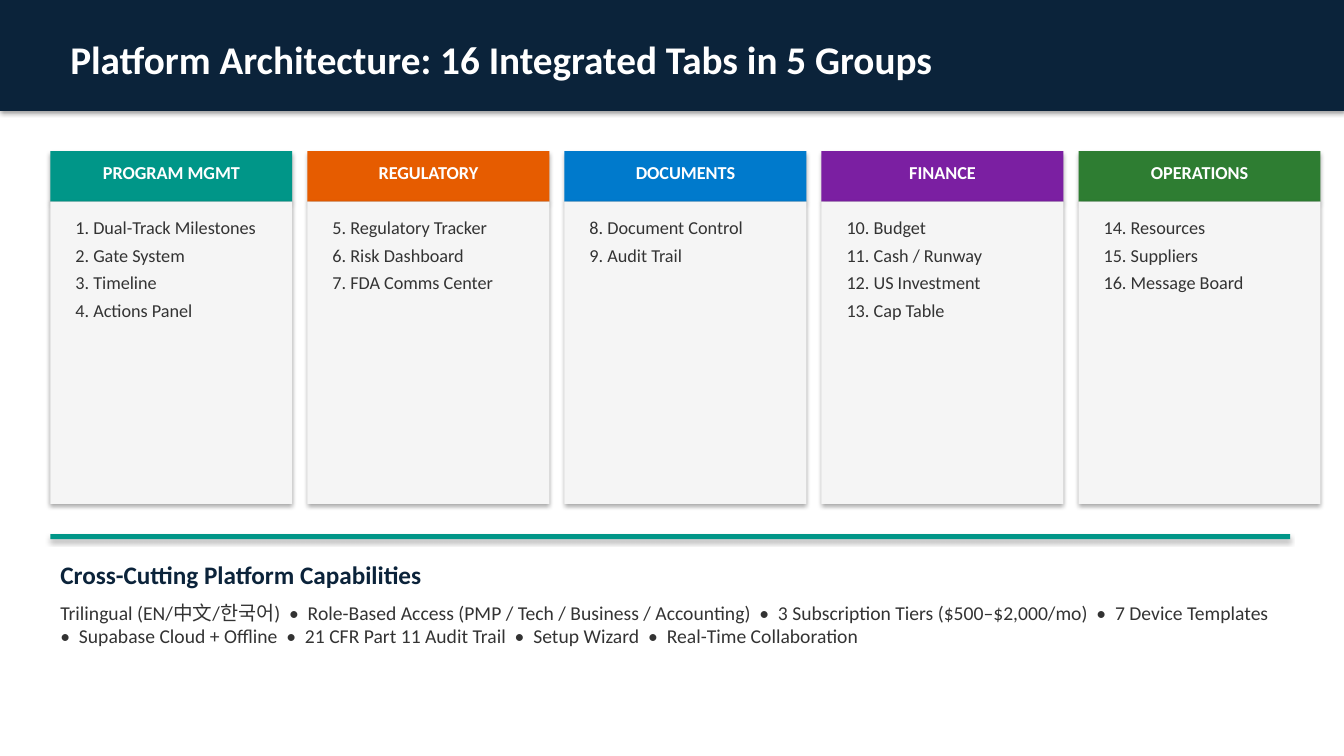
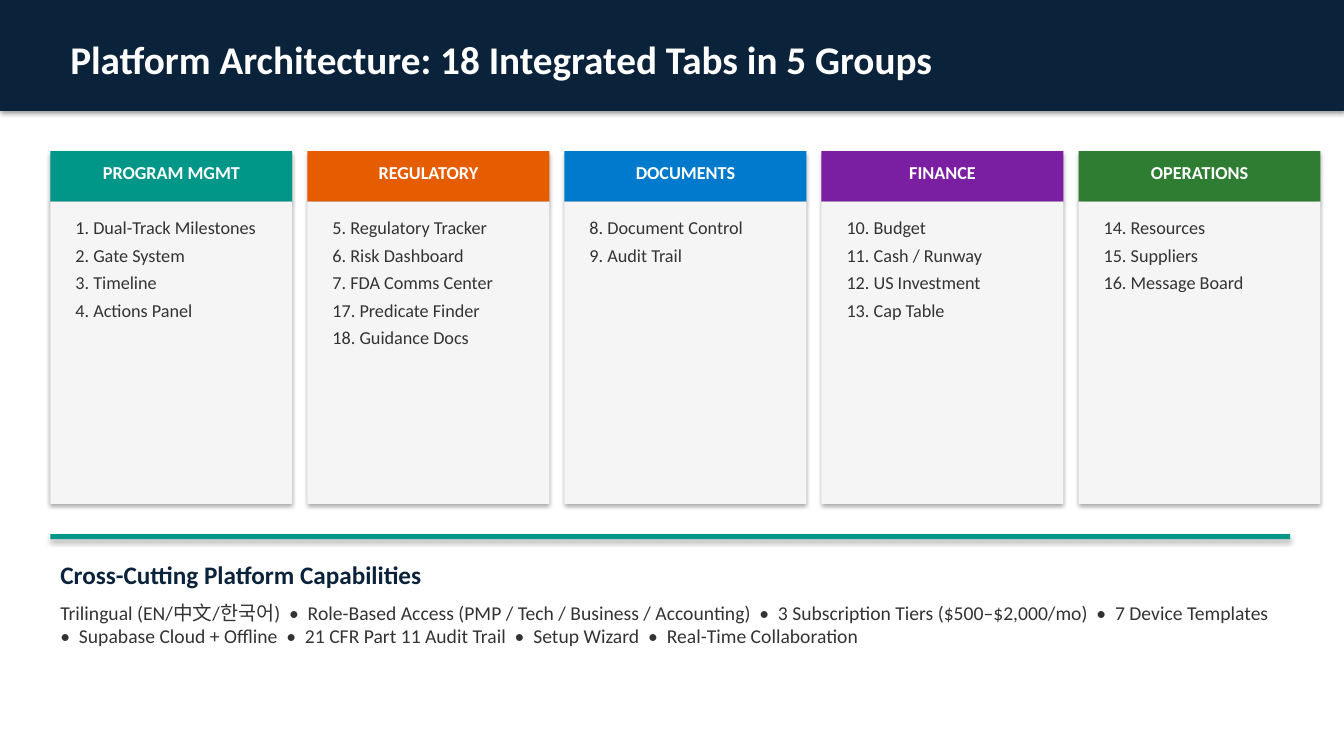
Before and after one commit to londailey6937/arch-medical, a slide deck: slide 3 of Control_Tower_Sales_Deck.pptx. Drawn at 1344x756 pixels with LibreOffice and Linux fonts; fonts in the diff are those of the drawing. Boxes give left, top, right and bottom in pixels: in the first picture for what was removed or moved away, otherwise in the second. Text is boxed around its words. In the diff, an @@ line names an element or a change of style, - is before the commit and + after.

Commit message:
Update EN+CN PowerPoint decks: 18 tabs, Predicate Finder, FDA Guidance Docs, Stakeholder Inputs, QMS-Lite, Notifications/Export slides (23→28 slides)

```diff
--- a/Control_Tower_Sales_Deck.pptx
+++ b/Control_Tower_Sales_Deck.pptx
@@ text at [70, 46, 932, 81]: text changed @@
-Platform Architecture: 16 Integrated Tabs in 5 Groups
+Platform Architecture: 18 Integrated Tabs in 5 Groups
@@ text at [332, 304, 480, 344]: paragraphs added @@
+17. Predicate Finder
+18. Guidance Docs
```
Also in this commit, not shown: 4 other slides changed, 5 slides added, 3 other files.
